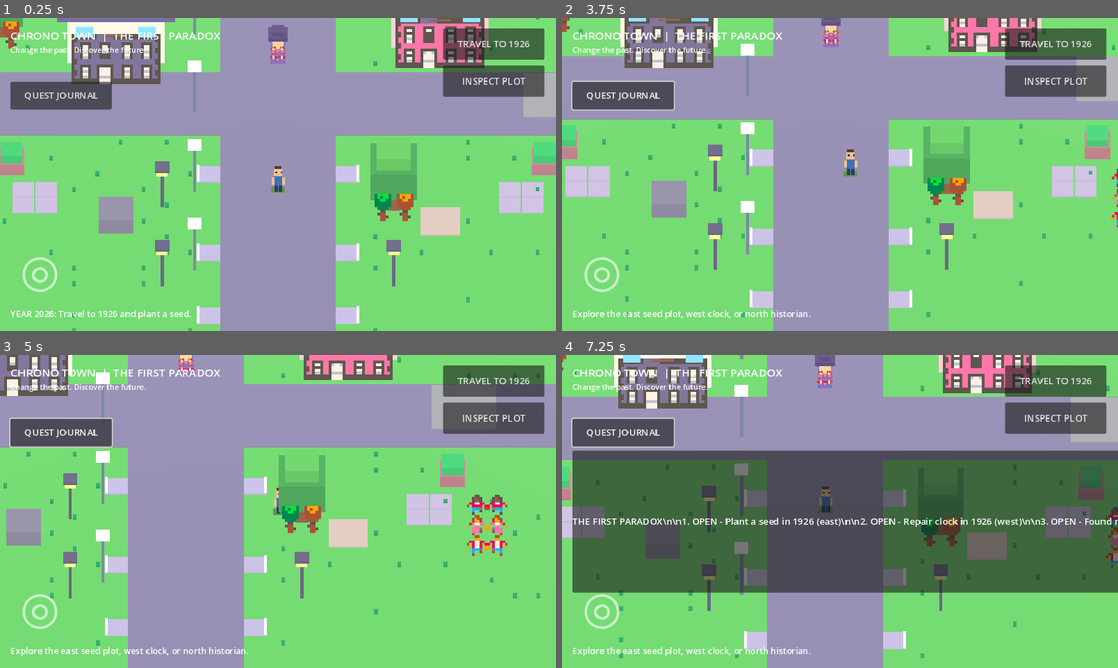
Above: before the commit, frames 1-4 (two rows, left to right).
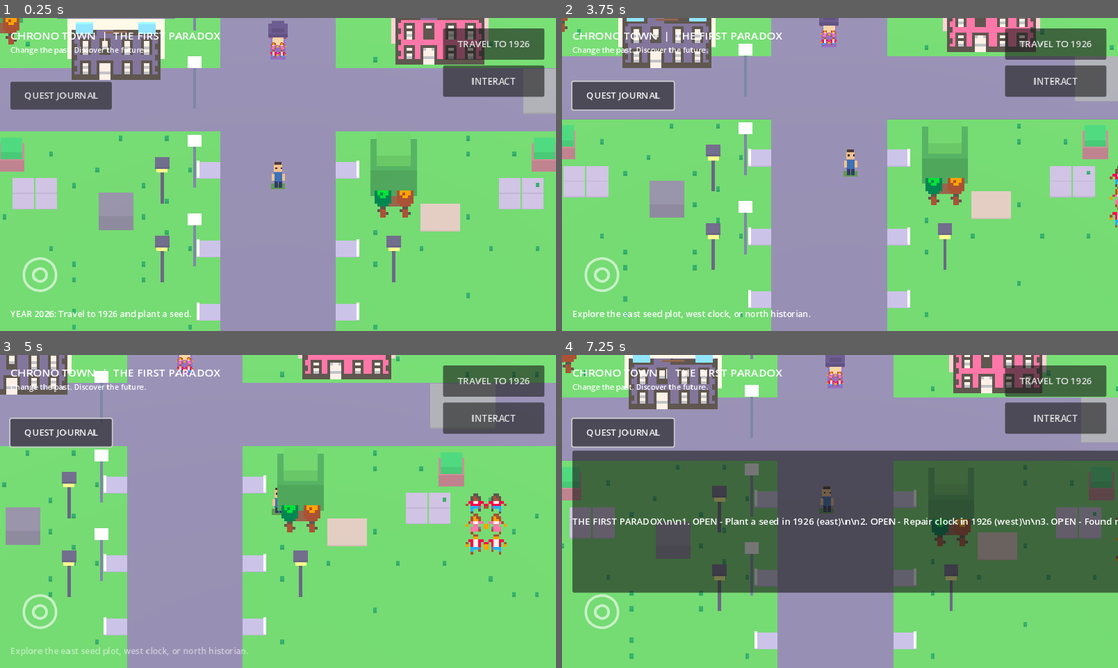
Above: after the commit, the same moments.

Repository: LifemaxRPG/Rpg--attempt
Game: Godot game, scene res://scenes/main.tscn
The game is run twice, just before and just after one commit, with the same random seed, the same clock (stepped at 60 frames per second) and the same inputs.
Inputs (mouse positions are in pixels of both pictures, inside the frame that each line leads up to):
- Up to frame 1 (0.25 s): no input
- Up to frame 2 (3.75 s): click "TRAVEL TO 1926" at 0.5 s; click "TRAVEL TO 2026" at 1.25 s; click "INSPECT PLOT" (after the commit: "INTERACT") at 2 s; click "QUEST JOURNAL" at 2.75 s; tap Enter at 3.5 s; move the mouse to (962, 158) at 3.52 s; hold D from 3.53 s (still down); click (962, 158) at 3.67 s
- Up to frame 3 (5 s): release D at 4.25 s; drag from (166, 527) to (250, 574) at 4.27 s
- Up to frame 4 (7.25 s): move the mouse to (895, 442) at 5.02 s; hold D 5.03-5.75 s; click (895, 442) at 5.17 s; tap Space at 5.75 s; drag from (812, 574) to (673, 464) at 5.77 s; move the mouse to (1006, 558) at 6.52 s; hold A from 6.53 s (still down); click (1006, 558) at 6.67 s

The runs differ from the first frame. In frame 1, 8.3% of the frame differs, in the area x 0-100%, y 0-100%; in frame 2, 4.2%; in frame 3, 4.6%; in frame 4, 14%.

Commit message:
Integrate Grok improvements: contextual interaction prompts, dynamic action labels, narrative message fade and smoother movement

Diff:
--- a/scripts/world.gd
+++ b/scripts/world.gd
@@ -3,7 +3,7 @@
 ## The environment is 3D; the player uses a camera-facing pixel-style sprite.
 
 const WORLD_HALF := 17.0
-const PLAYER_SPEED := 4.2
+const PLAYER_SPEED := 4.6
 const PLAYER_RADIUS := 0.36
 const PIXEL_SCALE := 3
 const TILE_SIZE := 32
@@ -24,6 +24,8 @@
 var repaired_clock := false
 var saved_player_position := Vector3(0, 0, 5)
 var save_elapsed := 0.0
+var message_timer := 0.0
+var interact_prompt: Label
 var founded_market := false
 const MARKET_SITE := Vector3(12, 0, -1)
 var era_visuals: Node3D
@@ -264,13 +266,14 @@
 	_refresh_era_visuals()
 	procedural_world.set_era(in_past)
 	_update_journal()
-	if message_label != null:
-		if in_past:
-			message_label.text = "YEAR 1926: Find the glowing seed plot east of town."
-		elif planted_seed:
-			message_label.text = "YEAR 2026: Your seed grew into a giant tree!"
-		else:
-			message_label.text = "YEAR 2026: The plot is empty. Change the past!"
+	if in_past:
+		_show_message("YEAR 1926: The town is quieter. Leave your mark.")
+	elif planted_seed and repaired_clock and founded_market:
+		_show_message("YEAR 2026: The town remembers everything you did.")
+	elif planted_seed:
+		_show_message("YEAR 2026: Your seed grew into a giant tree!")
+	else:
+		_show_message("YEAR 2026: The plot is empty. Change the past!")
 
 func _flash_era_change() -> void:
 	if hud == null:
@@ -288,6 +291,30 @@
 	var tween := create_tween()
 	tween.tween_property(overlay, "modulate:a", 0.0, 0.55)
 	tween.tween_callback(overlay.queue_free)
+
+func _show_message(text: String) -> void:
+	if message_label == null:
+		return
+	message_label.text = text
+	message_label.modulate.a = 1.0
+	message_timer = 4.0
+
+func _update_interact_prompt() -> void:
+	if interact_prompt == null or player == null:
+		return
+	var hint := ""
+	if player.position.distance_to(PLOT) < 2.8:
+		hint = "PLANT SEED" if in_past and not planted_seed else "INSPECT PLOT"
+	elif player.position.distance_to(CLOCK_SITE) < 2.8:
+		hint = "REPAIR CLOCK" if in_past and not repaired_clock else "INSPECT CLOCK"
+	elif player.position.distance_to(MARKET_SITE) < 2.8:
+		hint = "FOUND MARKET" if in_past and not founded_market else "INSPECT MARKET"
+	elif player.position.distance_to(NPC_SITE) < 2.8:
+		hint = "TALK TO HISTORIAN"
+	interact_prompt.visible = hint != ""
+	interact_prompt.text = hint
+	if action_button != null:
+		action_button.text = hint if hint != "" else "INTERACT"
 
 func _interact() -> void:
 	if player.position.distance_to(MARKET_SITE) <= 2.5:
@@ -488,6 +515,12 @@
 	journal_text.add_theme_font_size_override("font_size", 16)
 	journal_panel.add_child(journal_text)
 	_update_journal()
+	interact_prompt = Label.new()
+	interact_prompt.name = "InteractPrompt"
+	interact_prompt.add_theme_font_size_override("font_size", 17)
+	interact_prompt.mouse_filter = Control.MOUSE_FILTER_IGNORE
+	interact_prompt.visible = false
+	root.add_child(interact_prompt)
 	_layout_hud()
 
 func _layout_hud() -> void:
@@ -503,6 +536,8 @@
 		action_button.position = Vector2(viewport_size.x - 195, 82)
 	if message_label != null:
 		message_label.position = Vector2(18, viewport_size.y - 40)
+	if interact_prompt != null:
+		interact_prompt.position = Vector2(viewport_size.x * 0.5 - 100, viewport_size.y - 85)
 
 func _input(event: InputEvent) -> void:
 	var size := get_viewport().get_visible_rect().size
@@ -542,8 +577,13 @@
 	else:
 		(player.get_node("CharacterSprite") as Sprite3D).position.y = 0.72
 	procedural_world.update_streaming(player.position)
+	_update_interact_prompt()
+	if message_timer > 0.0:
+		message_timer = maxf(0.0, message_timer - delta)
+		if message_label != null:
+			message_label.modulate.a = minf(1.0, message_timer / 0.6)
 	var target := player.position + Vector3(0, 12, 13)
-	camera.position = camera.position.lerp(target, min(1.0, delta * 6.0))
+	camera.position = camera.position.lerp(target, min(1.0, delta * 7.0))
 
 func _move_with_collision(movement: Vector3) -> void:
 	var candidate := player.position + Vector3(movement.x, 0, 0)
